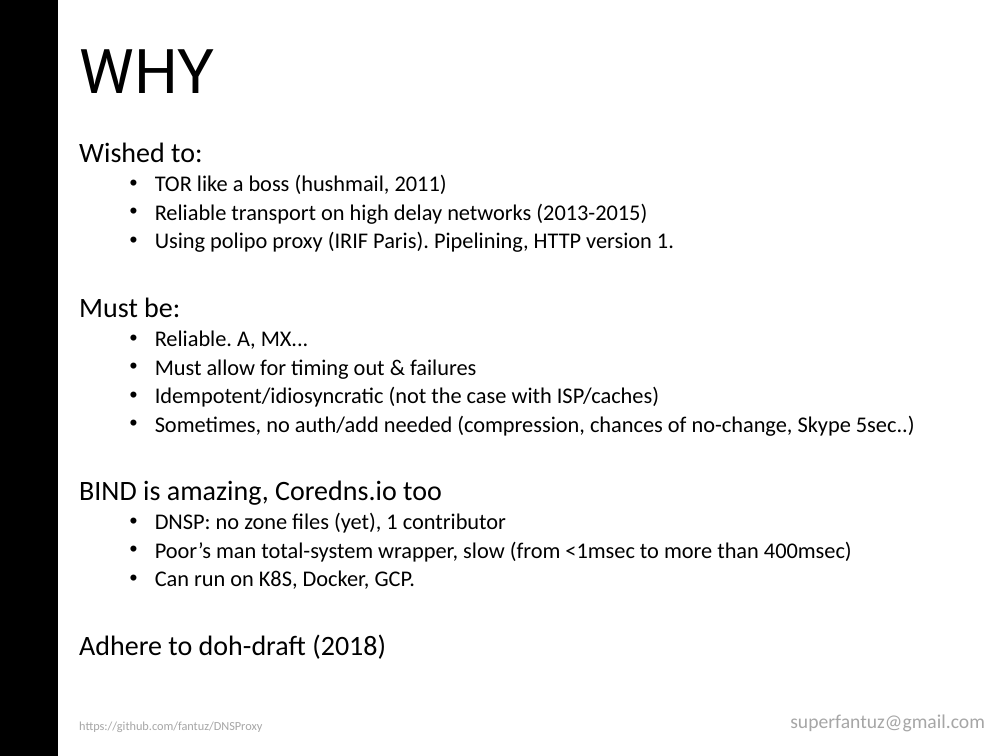
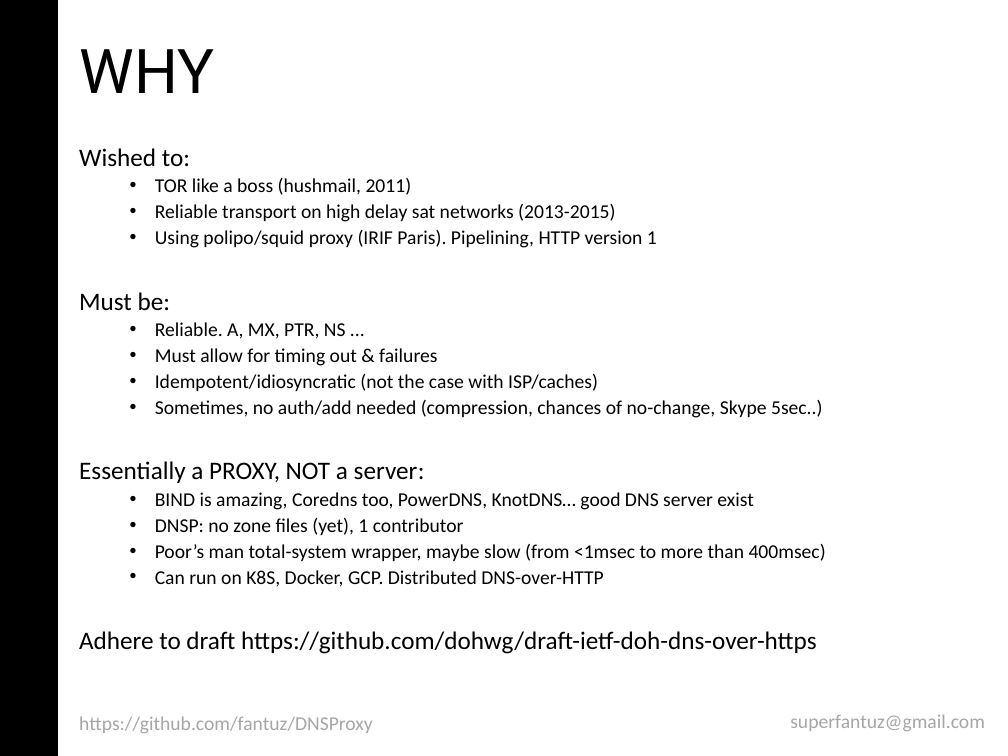
Before and after one commit to andreafabrizi/DNSProxy, a slide deck: slide 3 of DNSProxy_MFantuzzi.ppt. Drawn at 1008x756 pixels with LibreOffice and Linux fonts; fonts in the diff are those of the drawing. Boxes give left, top, right and bottom in pixels: in the first picture for what was removed or moved away, otherwise in the second. Text is boxed around its words. In the diff, an @@ line names an element or a change of style, - is before the commit and + after.

```diff
--- a/DNSProxy_MFantuzzi.ppt
+++ b/DNSProxy_MFantuzzi.ppt
@@ text at (x1=79, y1=148, x2=823, y2=535): size 20 to 18 pt in "Wished to:", "Must be:"; size 16 to 14 pt in "TOR like a boss (hushmail, 2011)", "Must allow for timing out & failures", "Idempotent/idiosyncratic (not the case with ISP/caches)", "Sometimes, no auth/add needed (compression, chances of ..." and 1 more places @@
@@ text at (x1=155, y1=204, x2=657, y2=248): text changed; size 16 to 14 pt @@
-  • Reliable transport on high delay networks (2013-2015)
-  • Using polipo proxy (IRIF Paris). Pipelining, HTTP version 1.
+  • Reliable transport on high delay sat networks (2013-2015)
+  • Using polipo/squid proxy (IRIF Paris). Pipelining, HTTP version 1
@@ text at (x1=155, y1=322, x2=346, y2=339): text changed; size 16 to 14 pt @@
-  • Reliable. A, MX...
+  • Reliable. A, MX, PTR, NS ...
@@ text at (x1=79, y1=461, x2=754, y2=510): text changed; size 20 to 14 pt @@
-BIND is amazing, Coredns.io too
+Essentially a PROXY, NOT a server:
+  • BIND is amazing, Coredns too, PowerDNS, KnotDNS… good DNS server exist
@@ text at (x1=79, y1=544, x2=826, y2=654): text changed; size 16 to 14 pt @@
-  • Poor’s man total-system wrapper, slow (from <1msec to more than 400msec)
-  • Can run on K8S, Docker, GCP.
-Adhere to doh-draft (2018)
+  • Poor’s man total-system wrapper, maybe slow (from <1msec to more than 400msec)
+  • Can run on K8S, Docker, GCP. Distributed DNS-over-HTTP
+Adhere to draft https://github.com/dohwg/draft-ietf-doh-dns-over-https
@@ text "https://github.com/fantuz/DNSProxy" at (x1=79, y1=716, x2=373, y2=733): size 8.8 to 14 pt; line spacing 0.7 to 0.9 @@
```
Also in this commit, not shown: 8 other slides changed.
